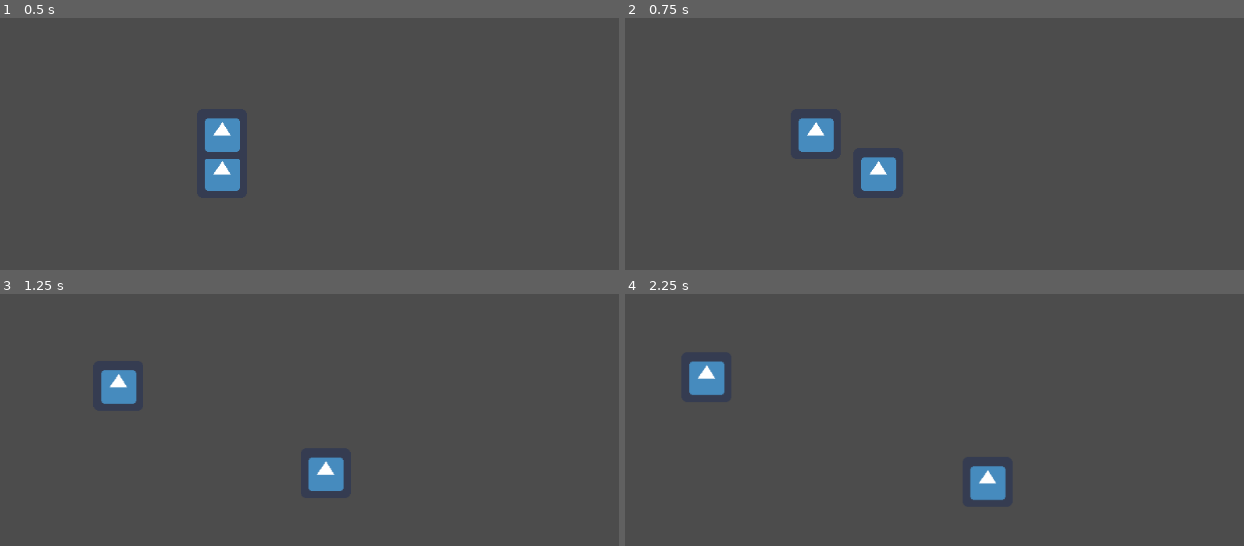
Above: before the commit, frames 1-4 (two rows, left to right).
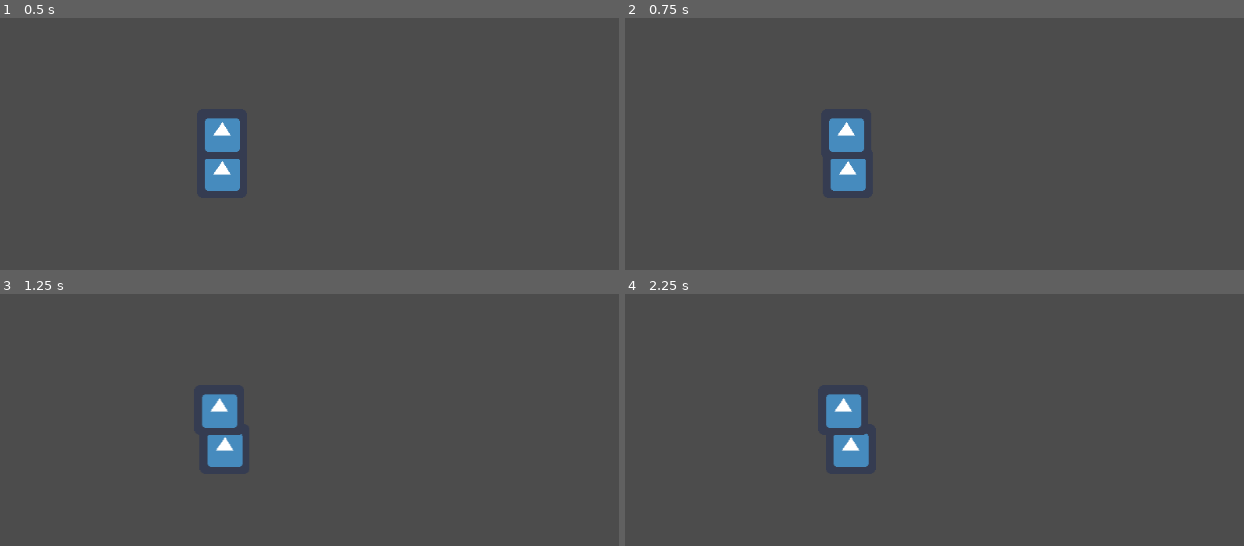
Above: after the commit, the same moments.

Repository: killicolin/SCI-GJ-3
Game: Godot game, scene res://Level1.tscn
The game is run twice, just before and just after one commit, with the same random seed, the same clock (stepped at 60 frames per second) and the same inputs. The engine's default icon, where the game draws it, is replaced by a stand-in: a white triangle on a blue panel in a dark square.
Inputs:
- Up to frame 1 (0.5 s): no input
- Up to frame 2 (0.75 s): tap Enter at 0.5 s; hold Right (p1_right) from 0.53 s (still down); hold Space (p1_action) from 0.53 s (still down)
- Up to frame 3 (1.25 s): keep holding Right (p1_right); keep holding Space (p1_action)
- Up to frame 4 (2.25 s): release Right (p1_right) at 1.28 s; release Space (p1_action) at 1.28 s; tap Down (p1_stop) at 1.35 s; tap Space (p1_action) at 2 s; hold Right (p1_right) from 2.03 s (still down); hold Q (p2_action) from 2.03 s (still down)

Frame 1 is identical in both runs. In frame 2, 2.6% of the frame differs, in the area x 27-44%, y 39-69%; in frame 3, 3.1%; in frame 4, 3.1%, in the area x 10-62%, y 26-82%.

Commit message:
accelaration function
add 3 var: speed, max_speed et acceleration

Diff:
--- a/PlayerRobot.gd
+++ b/PlayerRobot.gd
@@ -1,6 +1,8 @@
 extends KinematicBody2D
 
-export var speed = 400
+export var speed = 10
+export var acceleration = 30
+export var max_speed = 400
 var velocity
 var player = "p1"
 var state = "stop"
@@ -24,6 +26,13 @@
 			input_direction = Input.get_vector("ui_accept", "p2_right", "ui_accept", "ui_accept")
 
 	velocity = input_direction * speed
+
+func starting_acceleration(delta, velocity):
+	if (velocity < max_speed):
+		velocity += delta * acceleration
+
+		if (velocity > max_speed):
+			velocity = max_speed
 
 func _physics_process(delta):
 	get_input()
